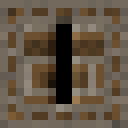
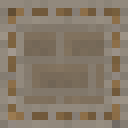
Comparing the layer stacks of the two w=128, h=128 images. Changes:
hid "Layer #11" over [0, 0, 128, 128]
showed group "Layer Group" (11 layers) over [0, 0, 128, 128]
showed "Layer #9" over [16, 16, 112, 24]
showed "Pasted Layer #3" over [16, 104, 112, 112]
hid group "Layer Group #2" (8 layers) over [0, 0, 128, 128]
